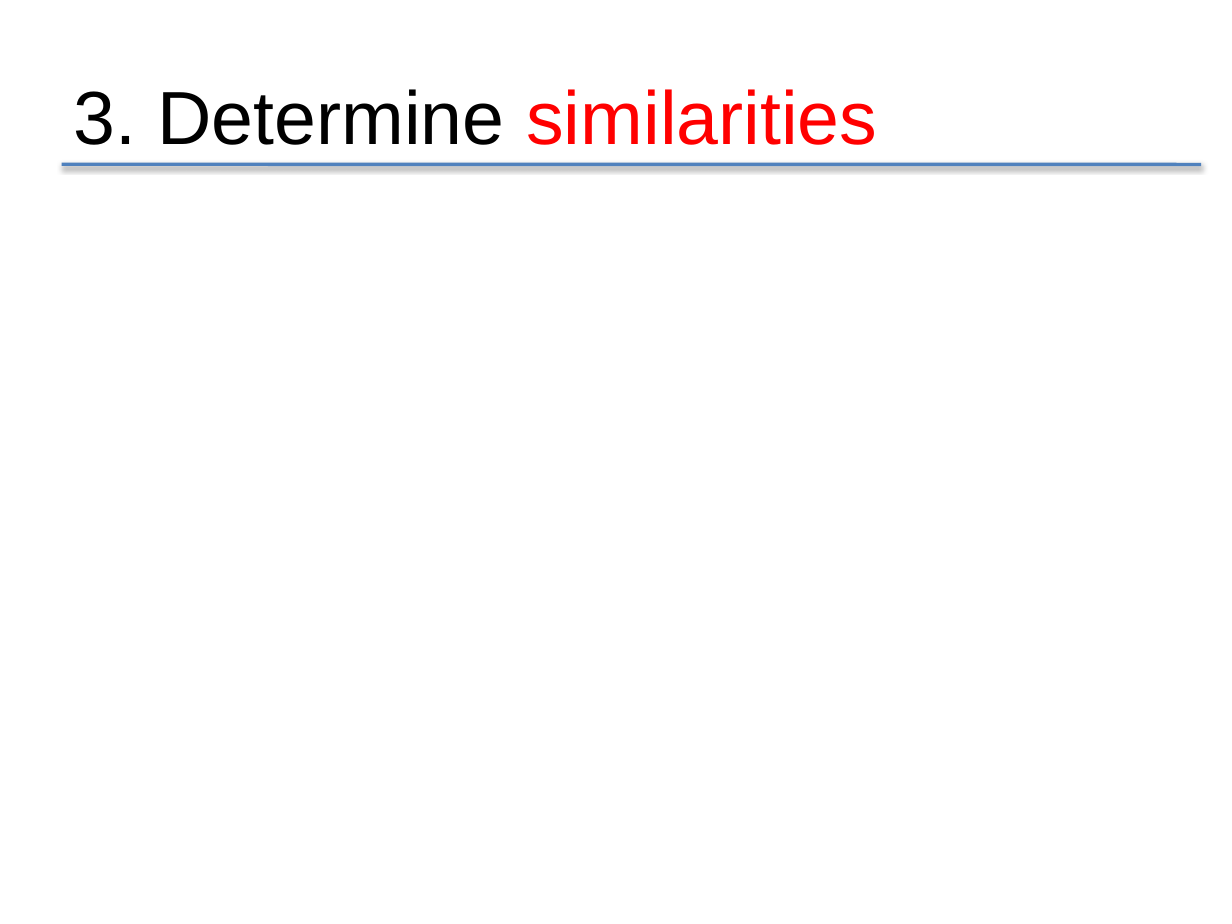
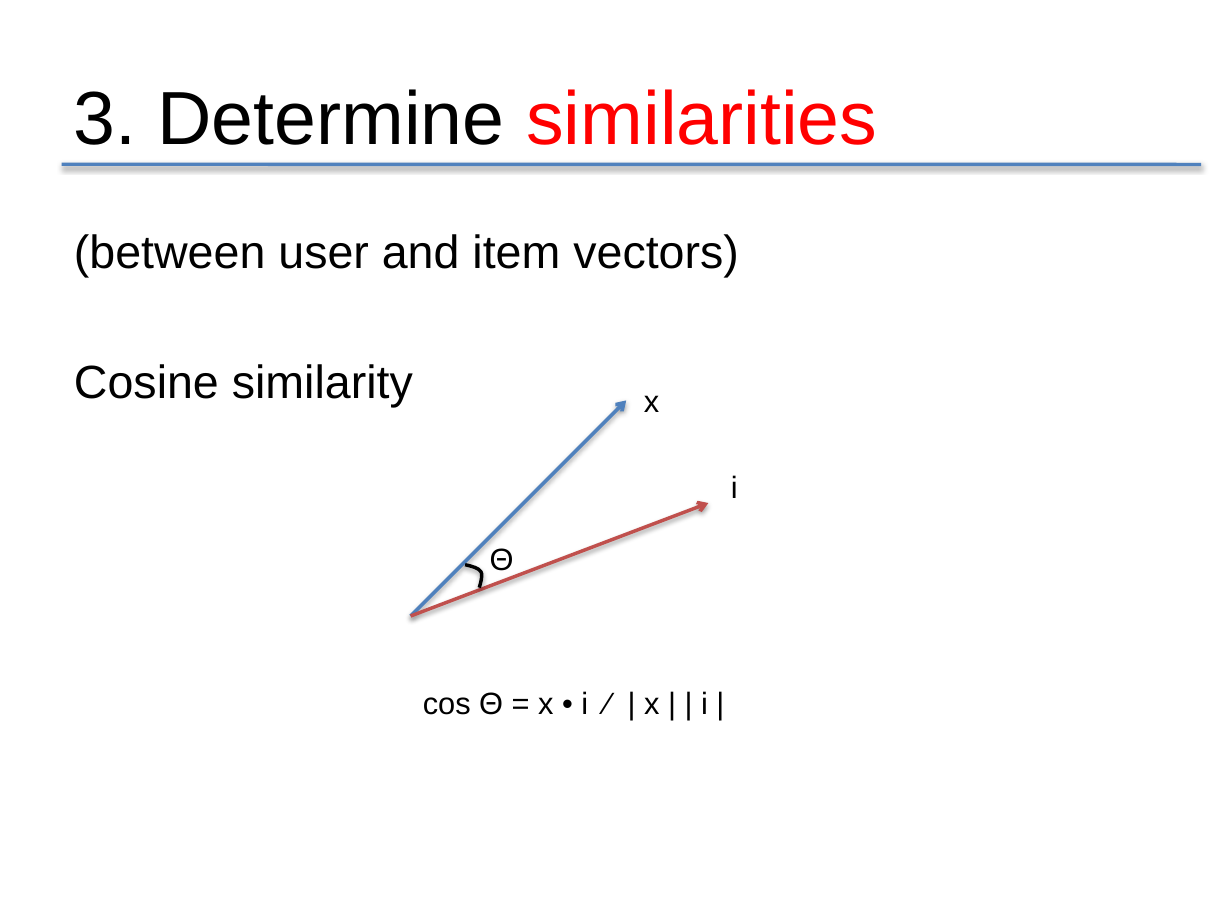
Before and after one commit to sarahpark23/RecommenderSystems, a slide deck: slide 6 of content-based.pptx (slide 5 before the commit). Drawn at 1232x924 pixels with LibreOffice and Linux fonts; fonts in the diff are those of the drawing. Boxes give left, top, right and bottom in pixels: in the first picture for what was removed or moved away, otherwise in the second. Text is boxed around its words. In the diff, an @@ line names an element or a change of style, - is before the commit and + after.

```diff
--- a/content-based.pptx
+++ b/content-based.pptx
@@ text added at (74, 234, 739, 408), 27.2 pt, text #000000 @@
+(between user and item vectors)
+Cosine similarity
@@ arrow added from (410, 616) to (626, 400), #4F81BD 2 pt @@
@@ text added at (644, 395, 659, 412), 18 pt, text #000000 @@
+x
@@ text added at (731, 475, 738, 498), 18 pt, text #000000 @@
+i
@@ arrow added from (410, 616) to (708, 503), #C0504D 2 pt @@
@@ freeform shape added at (466, 564, 484, 588), outline #000000 2 pt @@
@@ text added at (490, 548, 514, 576), 18 pt, text #000000 @@
+Θ
@@ text added at (423, 691, 708, 715), 18 pt, text #000000 @@
+cos Θ = x • i ⁄ | x | | i |
```
Also in this commit, not shown: 1 other slide changed, 3 slides added.
